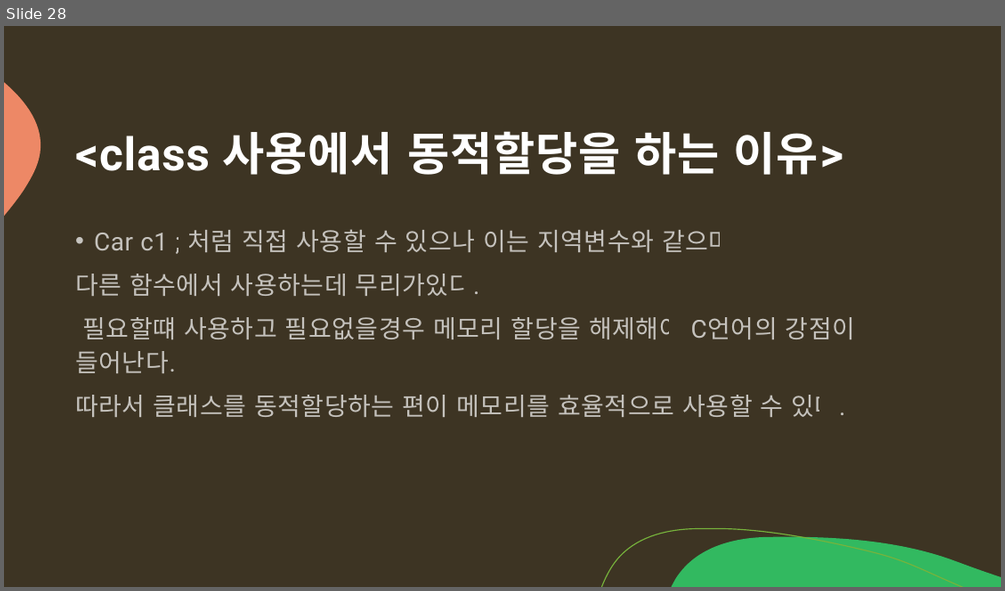
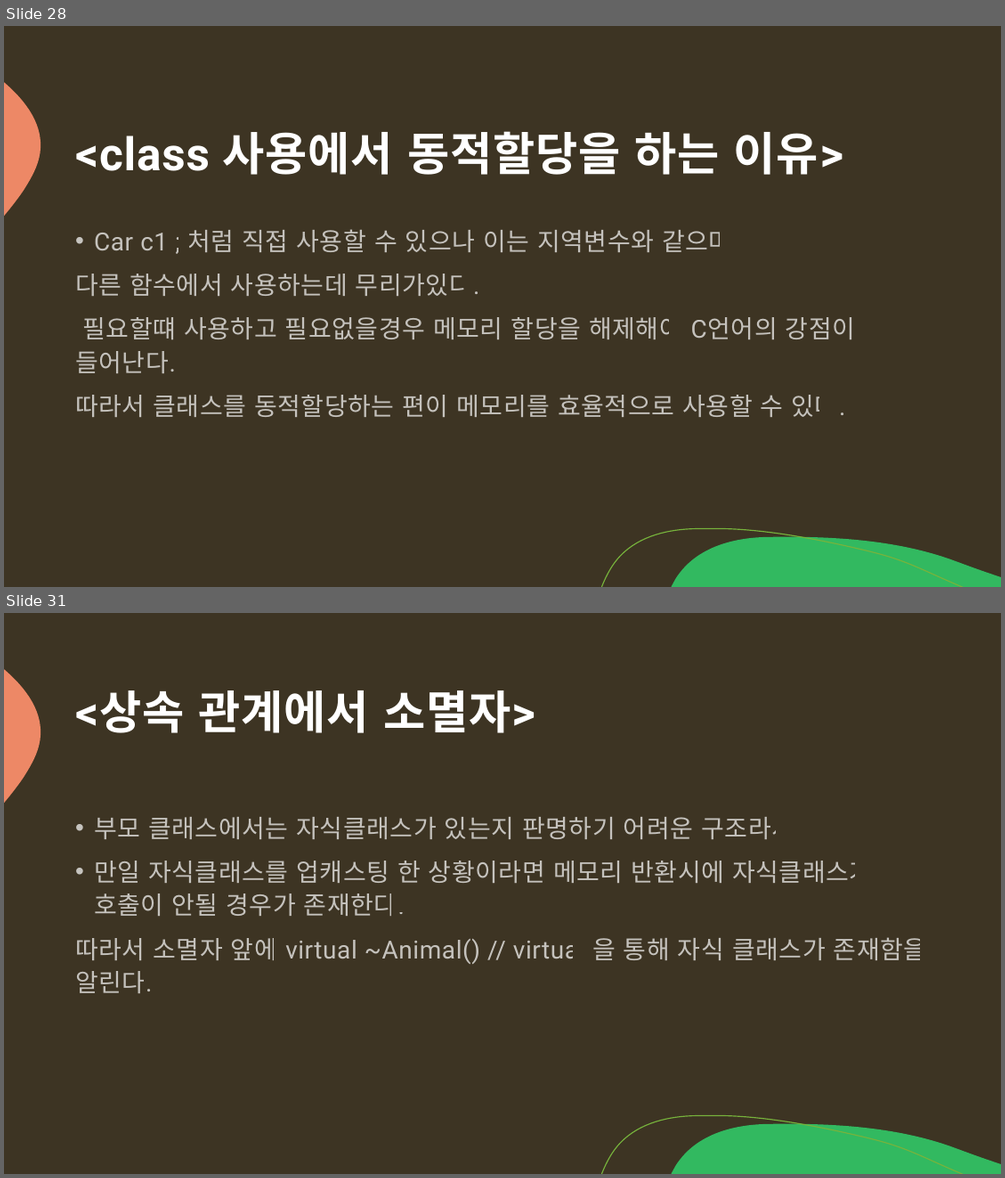
Before and after one commit to arkchimy/_Algorithm, a slide deck: 전공지식/C언어의 기초/C언어 기초지식.pptx. Shown one above the other, each under a label of ours: slide 28 before the commit, slides 28 and 31 after it; the slides between them are not shown. The pictures are 1005x591 and 1005x1178 pixels, drawn with LibreOffice and Linux fonts; fonts in the diff are those of the drawing. Boxes give left, top, right and bottom in pixels: in the first picture for what was removed or moved away, otherwise in the second. Text is boxed around its words. In the diff, an @@ line names an element or a change of style, - is before the commit and + after.

Commit message:
[C++ 지식 ] 업 캐스팅 다운캐스팅 & override

```diff
--- a/전공지식/C언어의 기초/C언어 기초지식.pptx
+++ b/전공지식/C언어의 기초/C언어 기초지식.pptx
@@ slide 31 added at bbox=[4, 613, 1001, 1174], background #3D3423; not listed: 3 template elements that a slide beside it also shows @@
@@ title added at bbox=[75, 690, 535, 733], 44 pt, text #FFFFFF, bold @@
+<상속 관계에서 소멸자>
@@ text added at bbox=[75, 817, 927, 993], 24 pt, text #FFFFFF at 70% opacity @@
+• 부모 클래스에서는 자식클래스가 있는지 판명하기 어려운 구조라서
+• 만일 자식클래스를 업캐스팅 한 상황이라면 메모리 반환시에 자식클래스가 호출이 안될 경우가 존재한다.
+따라서 소멸자 앞에 virtual ~Animal() // virtual 을 통해 자식 클래스가 존재함을 알린다.
```
Also in this commit, not shown: 3 other slides added.
